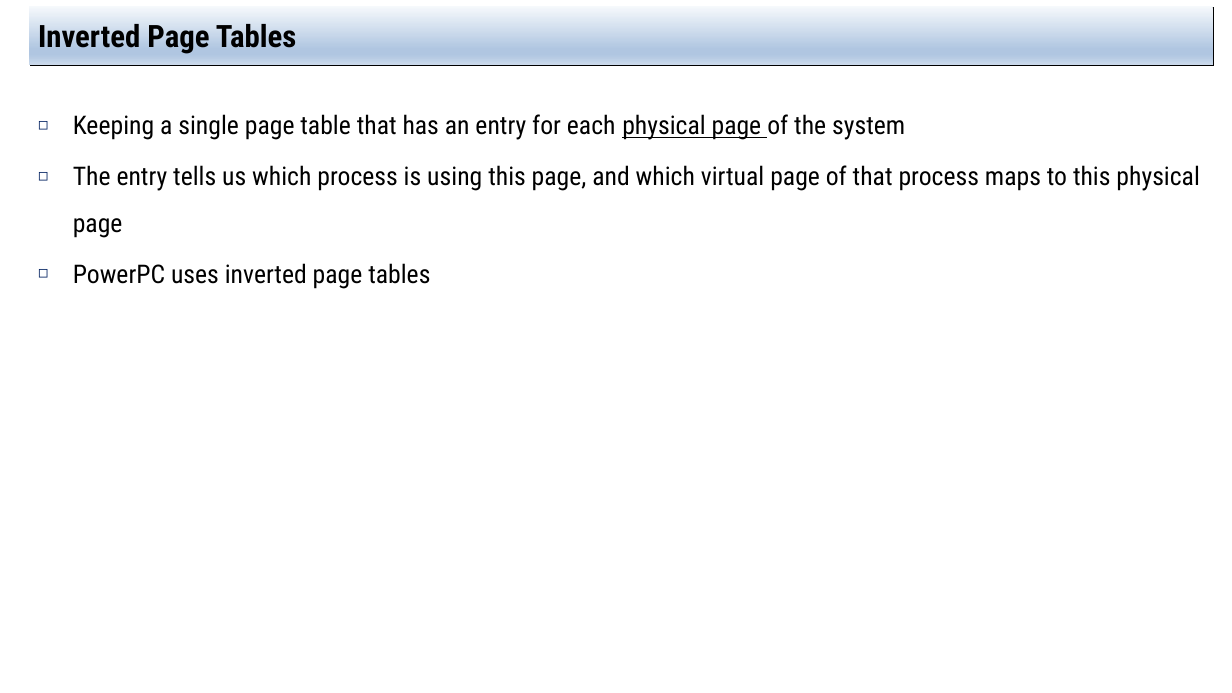
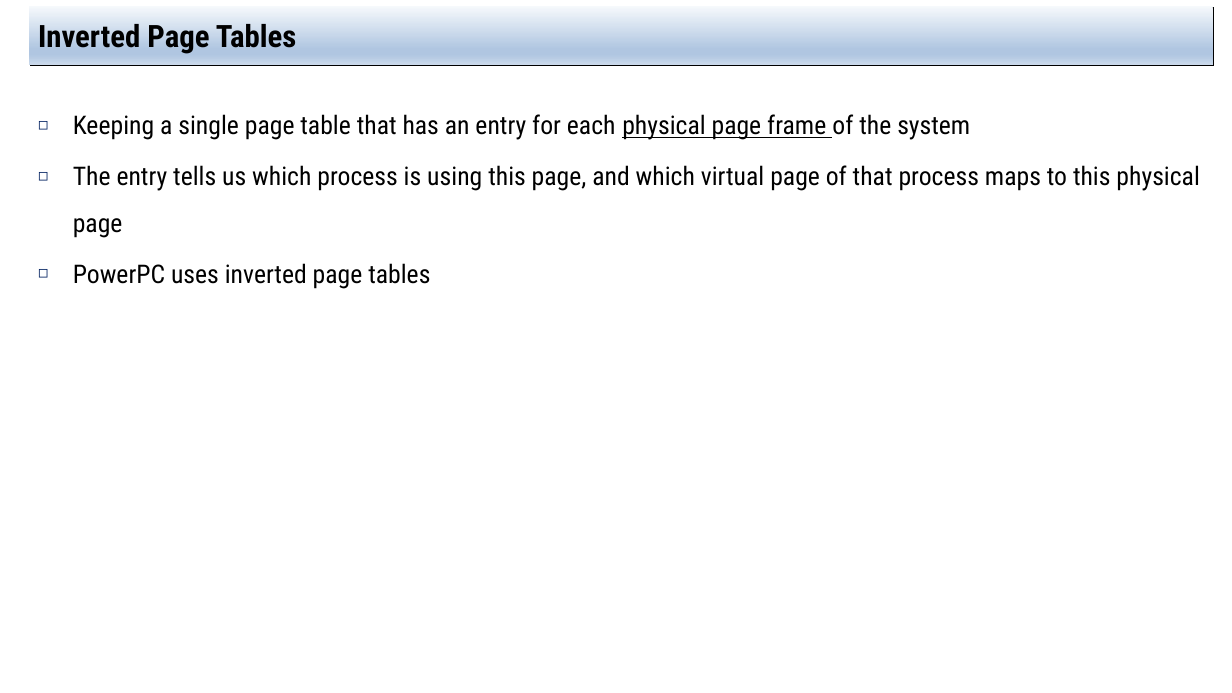
Before and after one commit to jachermocilla/extra-course-materials, a slide deck: slide 29 of cmsc125/ostep/slides/01.Virtualization/20.Advanced_Page_Tables.pptx. Drawn at 1232x693 pixels with LibreOffice and Linux fonts; fonts in the diff are those of the drawing. Boxes give left, top, right and bottom in pixels: in the first picture for what was removed or moved away, otherwise in the second. Text is boxed around its words. In the diff, an @@ line names an element or a change of style, - is before the commit and + after.

```diff
--- a/cmsc125/ostep/slides/01.Virtualization/20.Advanced_Page_Tables.pptx
+++ b/cmsc125/ostep/slides/01.Virtualization/20.Advanced_Page_Tables.pptx
@@ text at (73,114,970,140): text changed @@
-◻ Keeping a single page table that has an entry for each physical page of the system
+◻ Keeping a single page table that has an entry for each physical page frame of the system
```
Also in this commit, not shown: 11 other slides changed, 7 other files.
